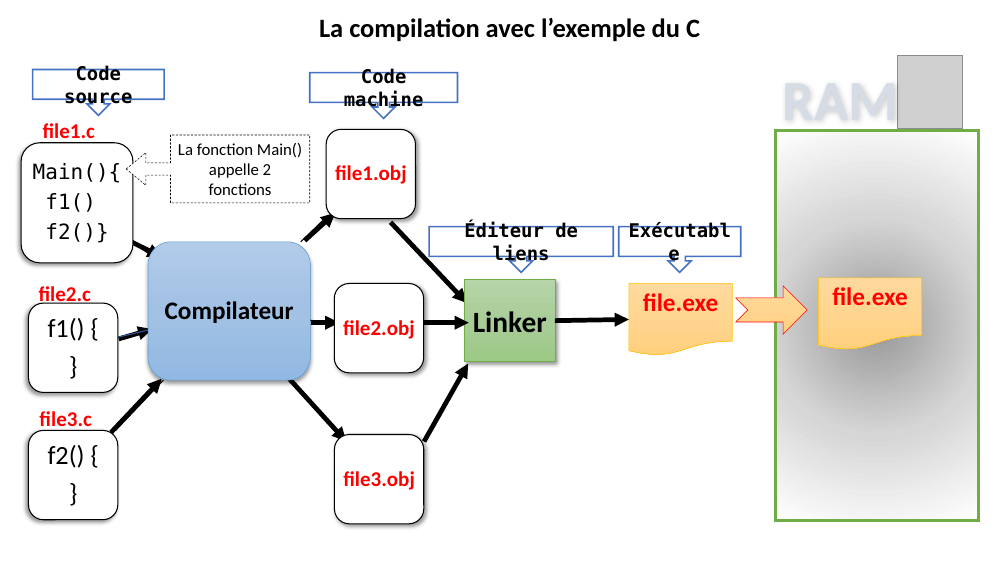
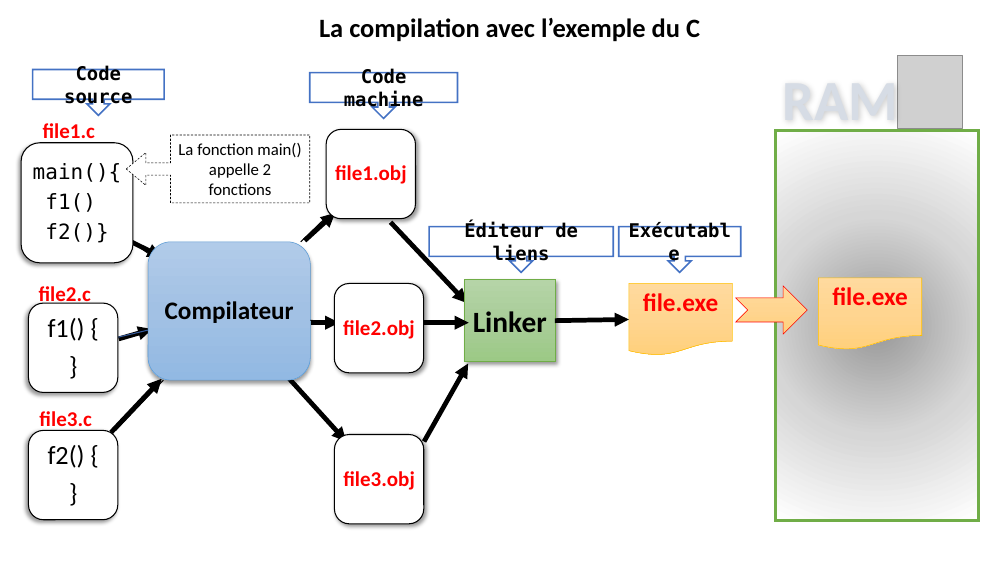
Before and after one commit to Djamelikra/javaSetup, a slide deck: slide 4 of javaInstall/Installer l’environnement de développement java.pptx. Drawn at 1008x567 pixels with LibreOffice and Linux fonts; fonts in the diff are those of the drawing; grey boxes stand for pictures. Boxes give left, top, right and bottom in pixels: in the first picture for what was removed or moved away, otherwise in the second. Text is boxed around its words. In the diff, an @@ line names an element or a change of style, - is before the commit and + after.

```diff
--- a/javaInstall/Installer l’environnement de développement java.pptx
+++ b/javaInstall/Installer l’environnement de développement java.pptx
@@ text in left arrow callout at (x1=178, y1=143, x2=301, y2=195): text changed @@
-La fonction Main() appelle 2 fonctions
+La fonction main() appelle 2 fonctions
@@ text at (x1=33, y1=163, x2=122, y2=183): text changed @@
-Main(){
+main(){
```
Also in this commit, not shown: 1 slide added, 3 other files.
